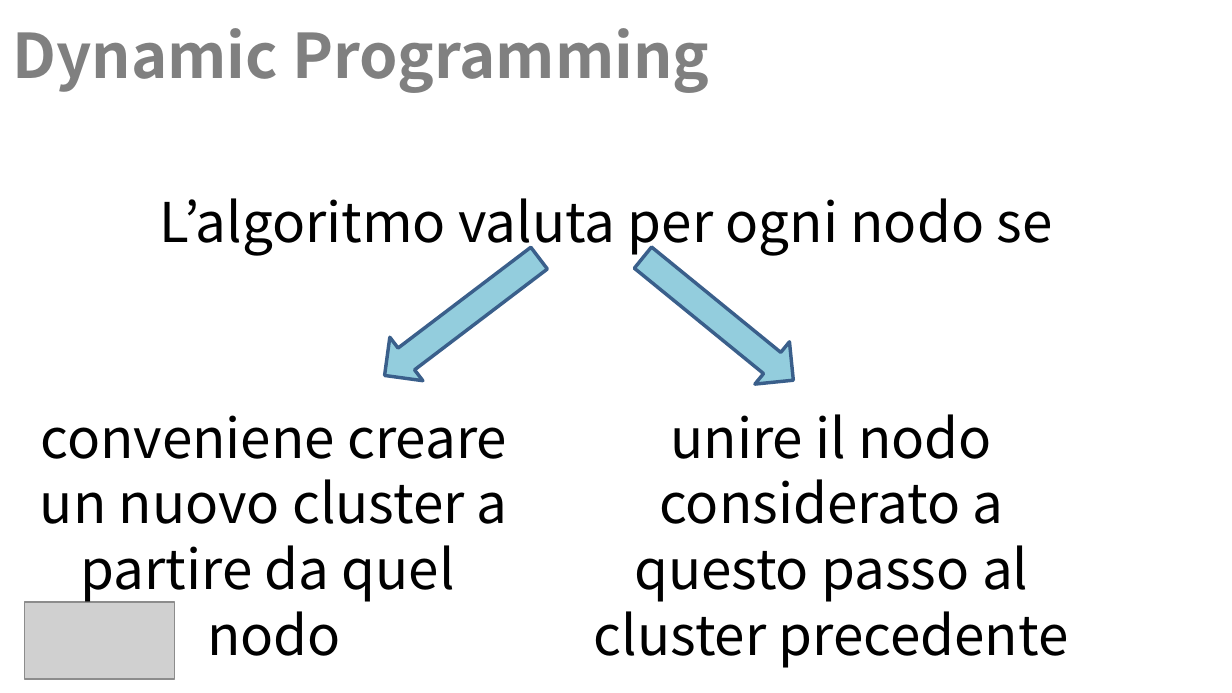
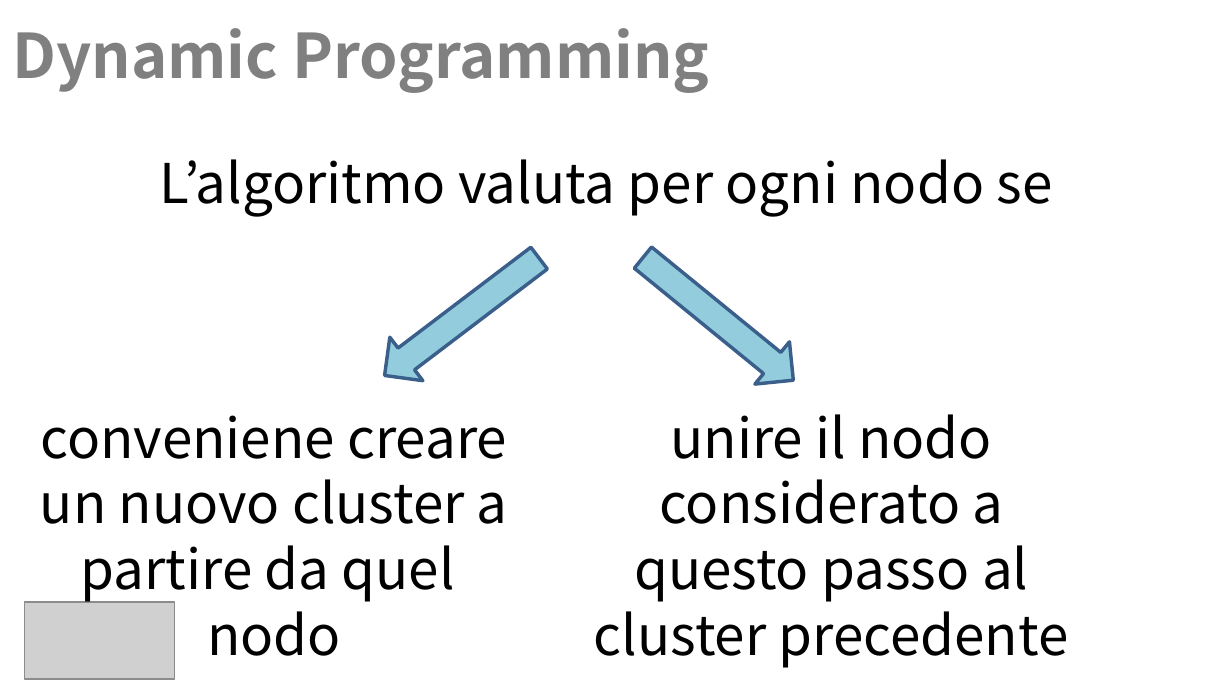
Before and after one commit to Navypowder/DP-P-project, a slide deck: slide 6 of Presentation/Towards_Identity_Anonymization_on_graph(K-degree anonymization).pptx. Drawn at 1232x693 pixels with LibreOffice and Linux fonts; fonts in the diff are those of the drawing; grey boxes stand for pictures; background and template pictures are left out. Boxes give left, top, right and bottom in pixels: in the first picture for what was removed or moved away, otherwise in the second. Text is boxed around its words. In the diff, an @@ line names an element or a change of style, - is before the commit and + after.

```diff
--- a/Presentation/Towards_Identity_Anonymization_on_graph(K-degree anonymization).pptx
+++ b/Presentation/Towards_Identity_Anonymization_on_graph(K-degree anonymization).pptx
@@ text "L’algoritmo valuta per ogni nodo ...": place and size @@
-text "L’algoritmo valuta per ogni nodo ..." at [159,198,1052,256]
+text "L’algoritmo valuta per ogni nodo ..." at [159,159,1052,217]
```
Also in this commit, not shown: 4 other slides changed.
